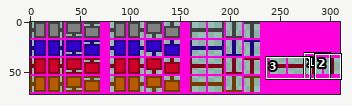
Two versions of one sprite sheet, Piston/PistonTile.png. The first picture is a wide view before the edit; the outline marks the close-up.
Close-up. The starting point:
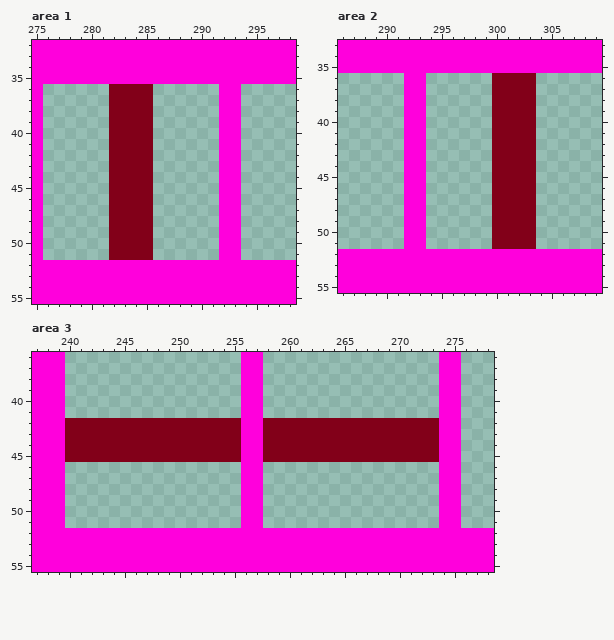
The file is 310x72 pixels. Colours within 5 levels of each other are drawn and written as one. Shown: area 1: x 275..298, y 32..55; area 2: x 286..309, y 33..55; area 3: x 237..278, y 36..55. The commit also changed other parts of the picture, which this record leaves out.
New version:
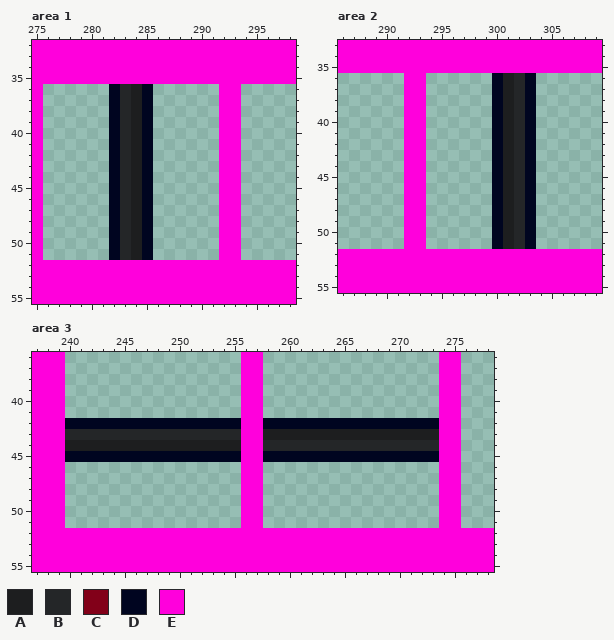
Palette (. is transparent): A #1d1e1f  B #242628  C #820019  D #000520  E #ff00dc
What changed:
Area 1:
y 36..51: x 282..285 CCCC -> DBAD
Area 2:
y 36..51: x 300..303 CCCC -> DABD
Area 3:
y 42: x 240..255 CCCCCCCCCCCCCCCC -> DDDDDDDDDDDDDDDD; x 258..273 CCCCCCCCCCCCCCCC -> DDDDDDDDDDDDDDDD
y 43: x 240..255 CCCCCCCCCCCCCCCC -> BBBBBBBBBBBBBBBB; x 258..273 CCCCCCCCCCCCCCCC -> AAAAAAAAAAAAAAAA
y 44: x 240..255 CCCCCCCCCCCCCCCC -> AAAAAAAAAAAAAAAA; x 258..273 CCCCCCCCCCCCCCCC -> BBBBBBBBBBBBBBBB
y 45: x 240..255 CCCCCCCCCCCCCCCC -> DDDDDDDDDDDDDDDD; x 258..273 CCCCCCCCCCCCCCCC -> DDDDDDDDDDDDDDDD
Boxes around the changes in both close-ups, in picture pixels (x1, y1, x2, y2):
changed: (109, 84, 153, 260)
changed: (492, 73, 536, 249)
changed: (65, 418, 439, 462)
